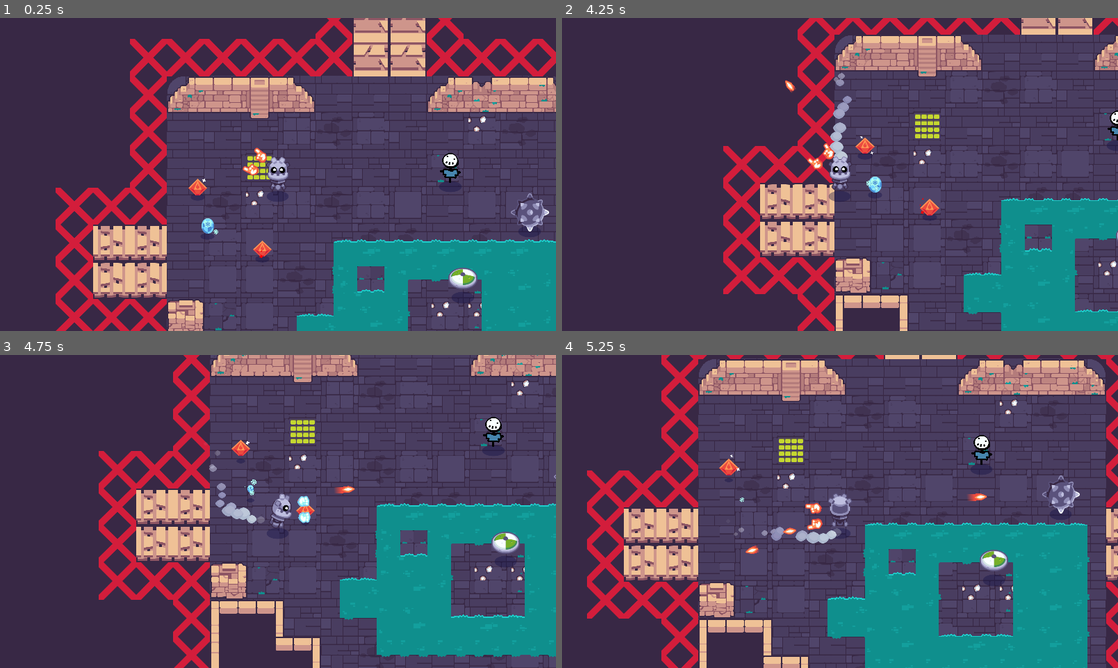
Above: before the commit, frames 1-4 (two rows, left to right).
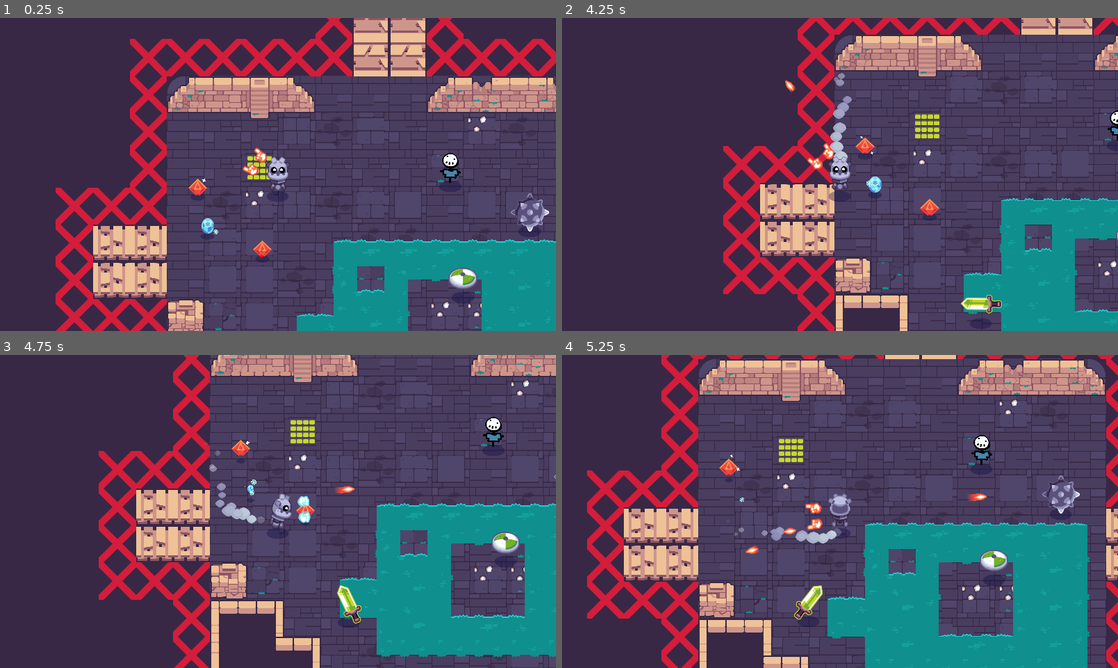
Above: after the commit, the same moments.

Repository: Tyler-Henson/GodotFinalChallenge
Game: Godot game, scene res://rooms/TestRoom.tscn
Two runs of this game, one before a commit and one after it. Both use one fixed random seed, a clock stepped at 60 frames per second and the inputs below. Sound files missing from this copy of the repository are replaced by a short silence.
Inputs (mouse positions are in pixels of both pictures, inside the frame that each line leads up to):
- Up to frame 1 (0.25 s): no input
- Up to frame 2 (4.25 s): move the mouse to (812, 237) at 0.52 s; press the mouse at (812, 237) at 0.53 s; hold W (move_up) 0.53-2.03 s; move the mouse to (1006, 221) at 1.27 s; release the mouse at (1006, 221) at 1.28 s; click (1006, 221) at 1.35 s; move the mouse to (673, 127) at 2.02 s; press the mouse at (673, 127) at 2.03 s; hold A (move_left) 2.03-3.53 s; move the mouse to (867, 174) at 2.77 s; release the mouse at (867, 174) at 2.78 s; click (867, 174) at 2.85 s; move the mouse to (756, 96) at 3.52 s; press the mouse at (756, 96) at 3.53 s; hold S (move_down) from 3.53 s (still down)
- Up to frame 3 (4.75 s): move the mouse to (400, 495) at 4.27 s; release S (move_down) at 4.28 s; release the mouse at (400, 495) at 4.28 s; hold D (move_right) from 4.28 s (still down); click (400, 495) at 4.35 s
- Up to frame 4 (5.25 s): move the mouse to (728, 527) at 5.02 s; release D (move_right) at 5.03 s; press the mouse at (728, 527) at 5.03 s; hold W (move_up) from 5.03 s (still down)

Frame 1 is identical in both runs. In frame 2, 0.3% of the frame differs, in the area x 71-80%, y 88-95%; in frame 3, 0.3%, in the area x 60-65%, y 73-86%; in frame 4, 0.3%.

Commit message:
Update TestRoom.tscn

Diff:
--- a/rooms/TestRoom.tscn
+++ b/rooms/TestRoom.tscn
@@ -9,6 +9,7 @@
 [ext_resource path="res://pickups/fire_spells/PickupSpellFireRapid.tscn" type="PackedScene" id=7]
 [ext_resource path="res://mobs/bomb/Bomb.tscn" type="PackedScene" id=8]
 [ext_resource path="res://mobs/shield/Shield.tscn" type="PackedScene" id=9]
+[ext_resource path="res://mobs/sword/Sword.tscn" type="PackedScene" id=10]
 
 [node name="TestRoom" type="YSort"]
 
@@ -78,6 +79,9 @@
 [node name="Shield" parent="Mobs" instance=ExtResource( 9 )]
 position = Vector2( 1022, 700 )
 
+[node name="Sword" parent="Mobs" instance=ExtResource( 10 )]
+position = Vector2( 507, 934 )
+
 [node name="Items" type="Node2D" parent="."]
 __meta__ = {
 "_edit_lock_": true
Not shown: 1 places in rooms/TestRoom.tscn that only renumber resources
